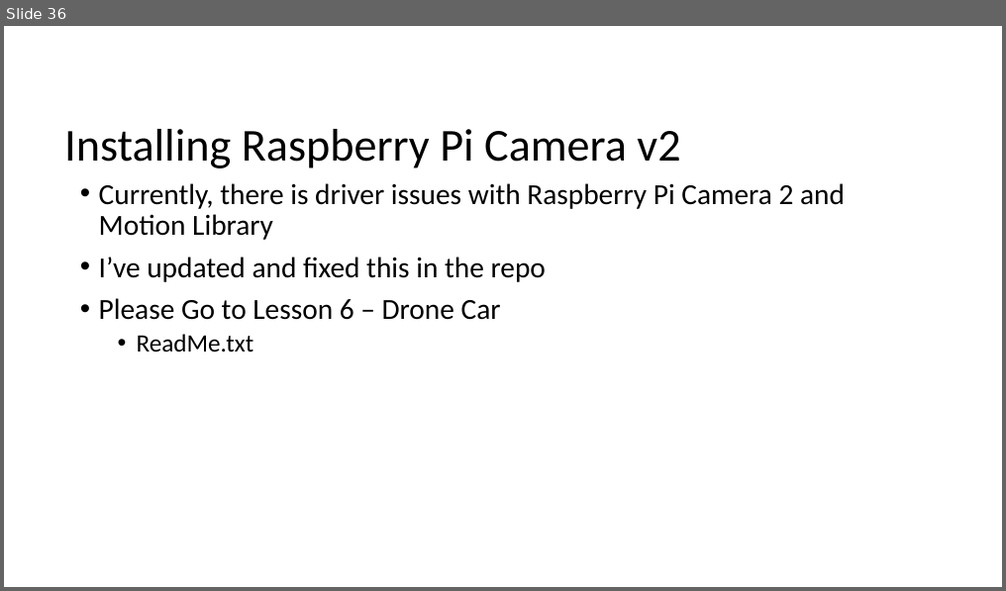
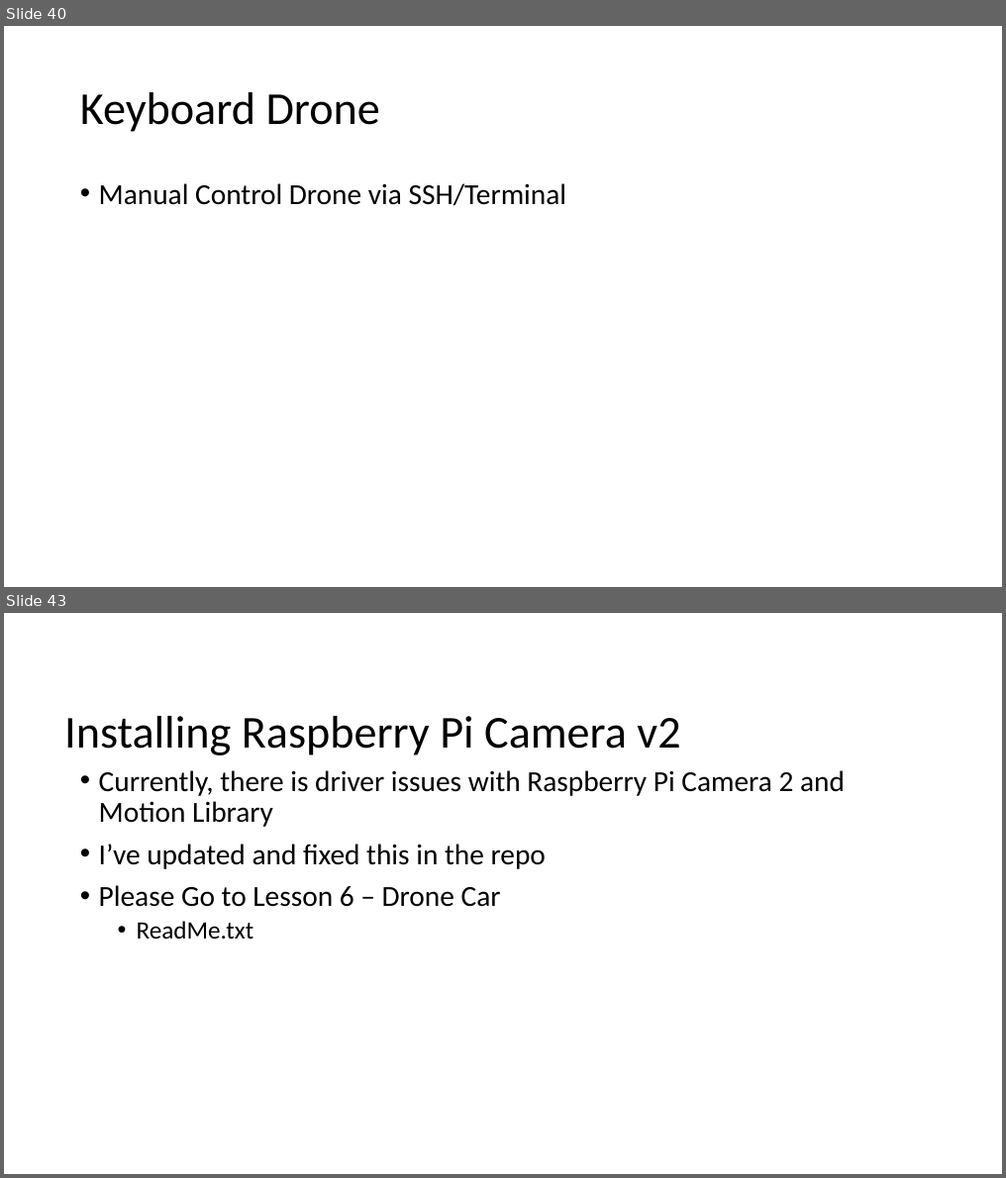
Before and after one commit to mluckenbill/philly-code-camp-2017-1, a slide deck: Philadelphia Code Camp.pptx. Shown one above the other, each under a label of ours: slide 36 before the commit, slides 40 and 43 after it; the slides between them are not shown. The pictures are 1006x591 and 1006x1178 pixels, drawn with LibreOffice and Linux fonts; fonts in the diff are those of the drawing. Boxes give left, top, right and bottom in pixels: in the first picture for what was removed or moved away, otherwise in the second. Text is boxed around its words. In the diff, an @@ line names an element or a change of style, - is before the commit and + after.

```diff
--- a/Philadelphia Code Camp.pptx
+++ b/Philadelphia Code Camp.pptx
@@ slide 40 added at [4, 26, 1002, 587], background #FFFFFF @@
@@ title added at [80, 92, 380, 132], 44 pt, text #000000 @@
+Keyboard Drone
@@ text added at [99, 183, 567, 206], 28 pt, text #000000 @@
+• Manual Control Drone via SSH/Terminal
@@ what was slide 36 is now slide 43 @@
```
Also in this commit, not shown: 6 other slides added, 2 other files.
